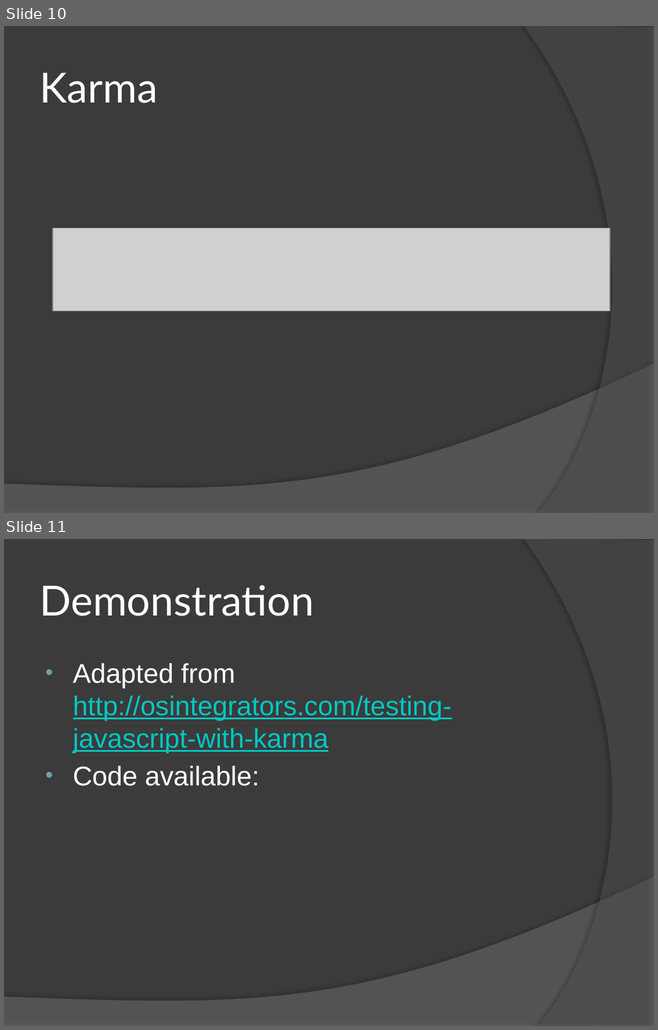
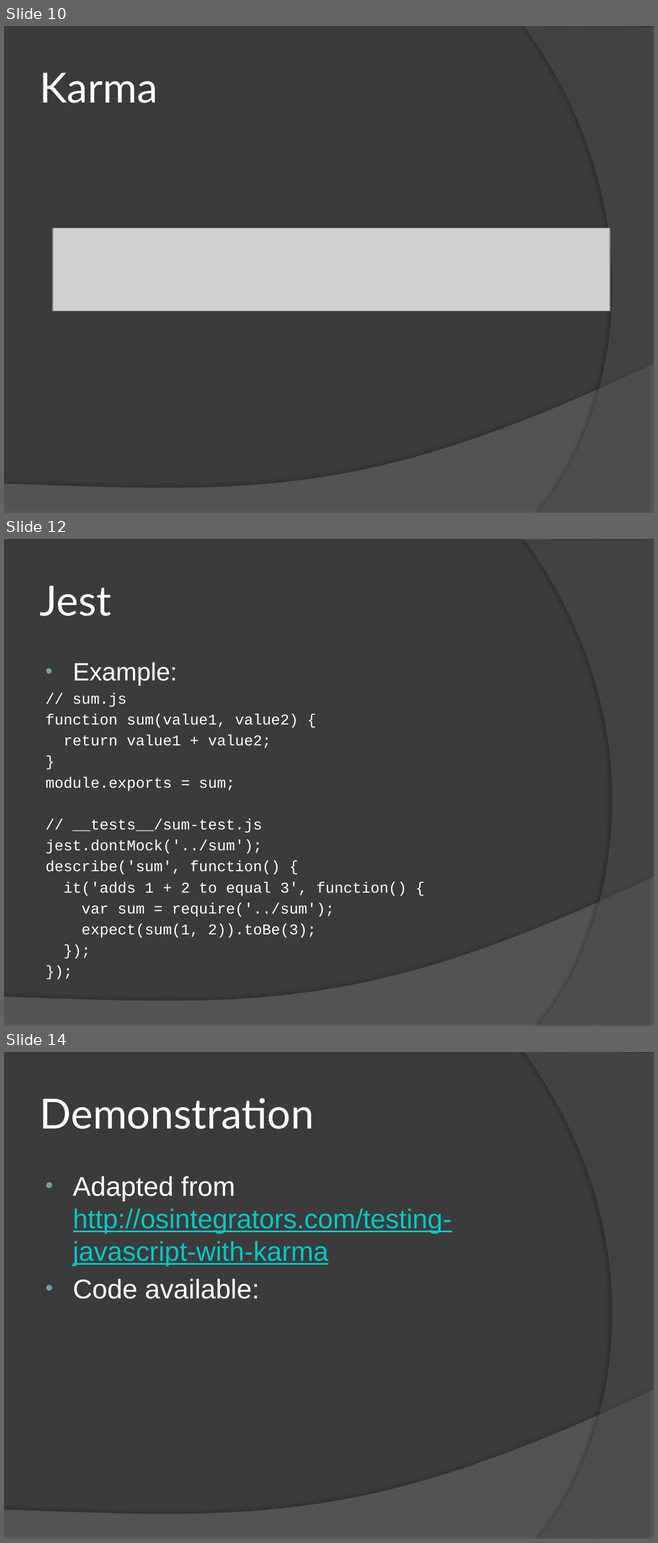
Before and after one commit to n3f/karma-jasmine-demo, a slide deck: Unit Testing Javascript.pptx. Shown one above the other, each under a label of ours: slides 10 and 11 before the commit, slides 10, 12 and 14 after it; the slides between them are not shown. The pictures are 658x1030 and 658x1543 pixels, drawn with LibreOffice and Linux fonts; fonts in the diff are those of the drawing; grey boxes stand for pictures. Boxes give left, top, right and bottom in pixels: in the first picture for what was removed or moved away, otherwise in the second. Text is boxed around its words. In the diff, an @@ line names an element or a change of style, - is before the commit and + after.

Commit message:
Added jest

```diff
--- a/Unit Testing Javascript.pptx
+++ b/Unit Testing Javascript.pptx
@@ slide 12 added at (4,539,654,1026), background #3B3B3B; not listed: 2 template elements that a slide beside it also shows @@
@@ title added at (40,585,111,616), 46 pt, text #FFFFFF @@
+Jest
@@ text added at (46,662,407,938), 16.6 pt, text #FFFFFF @@
+• Example:
+// sum.js
+function sum(value1, value2) {
+return value1 + value2;
+}
+module.exports = sum;
+// __tests__/sum-test.js
+jest.dontMock('../sum');
+describe('sum', function() {
+it('adds 1 + 2 to equal 3', function() {
+var sum = require('../sum');
+expect(sum(1, 2)).toBe(3);
+});
+});
@@ what was slide 11 is now slide 14 @@
```
Also in this commit, not shown: 1 slide changed, 2 other slides added.
